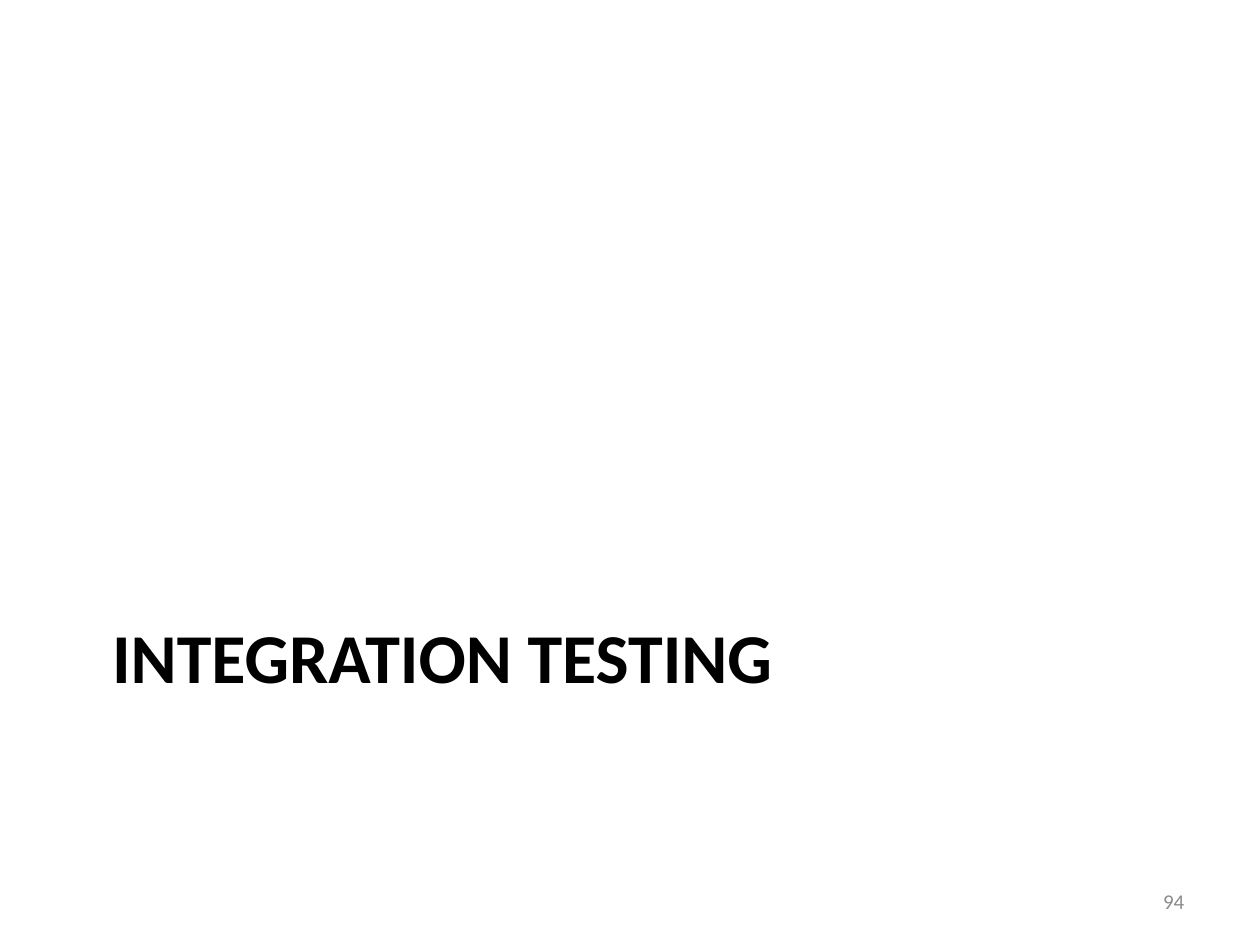
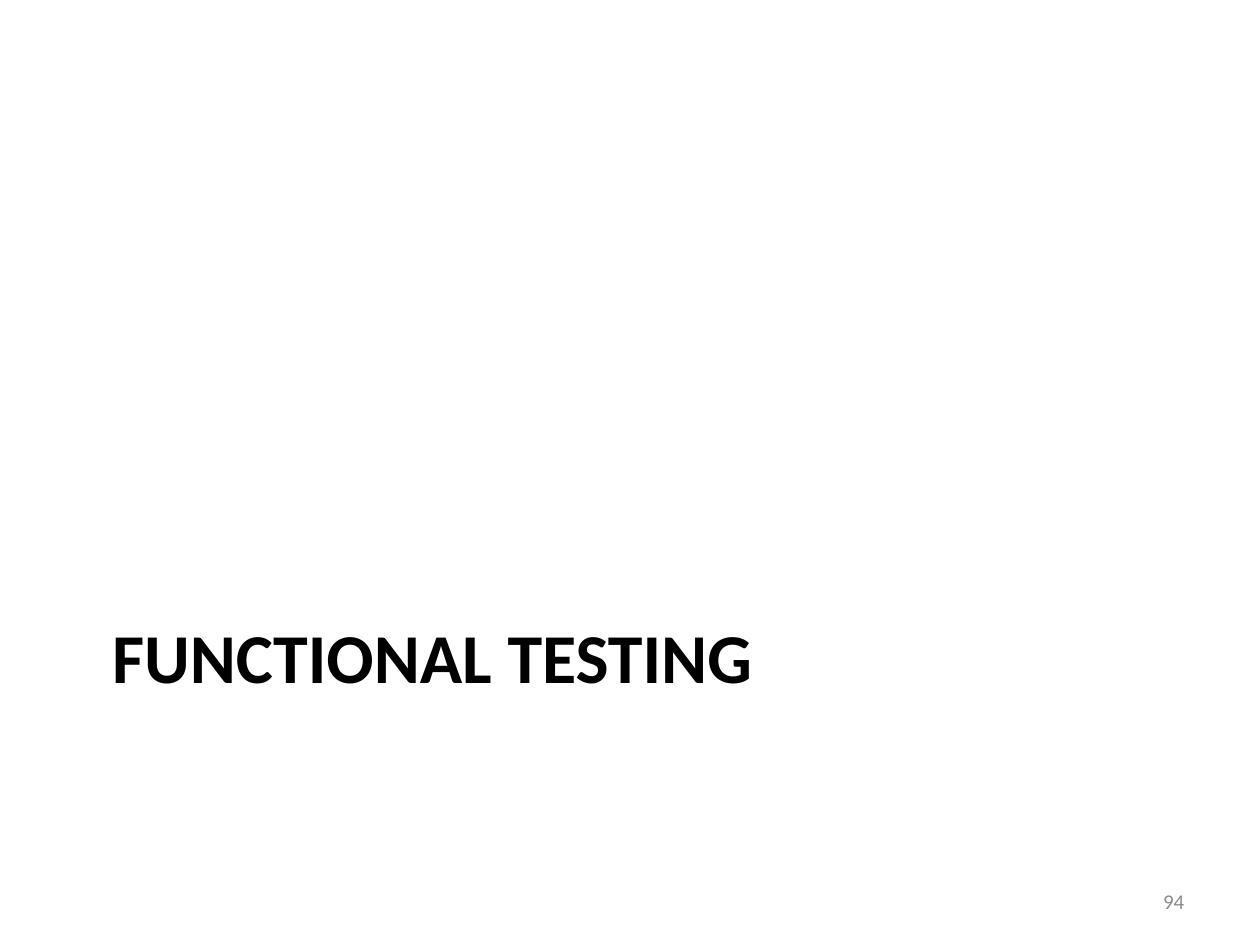
Before and after one commit to gjbex/training-material, a slide deck: slide 94 of Debugging/debugging.pptx. Drawn at 1260x945 pixels with LibreOffice and Linux fonts; fonts in the diff are those of the drawing. Boxes give left, top, right and bottom in pixels: in the first picture for what was removed or moved away, otherwise in the second. Text is boxed around its words. In the diff, an @@ line names an element or a change of style, - is before the commit and + after.

```diff
--- a/Debugging/debugging.pptx
+++ b/Debugging/debugging.pptx
@@ title at [112, 637, 752, 684]: text changed @@
-INTEGRATION TESTING
+FUNCTIONAL TESTING
```
Also in this commit, not shown: 1 other slide changed.
